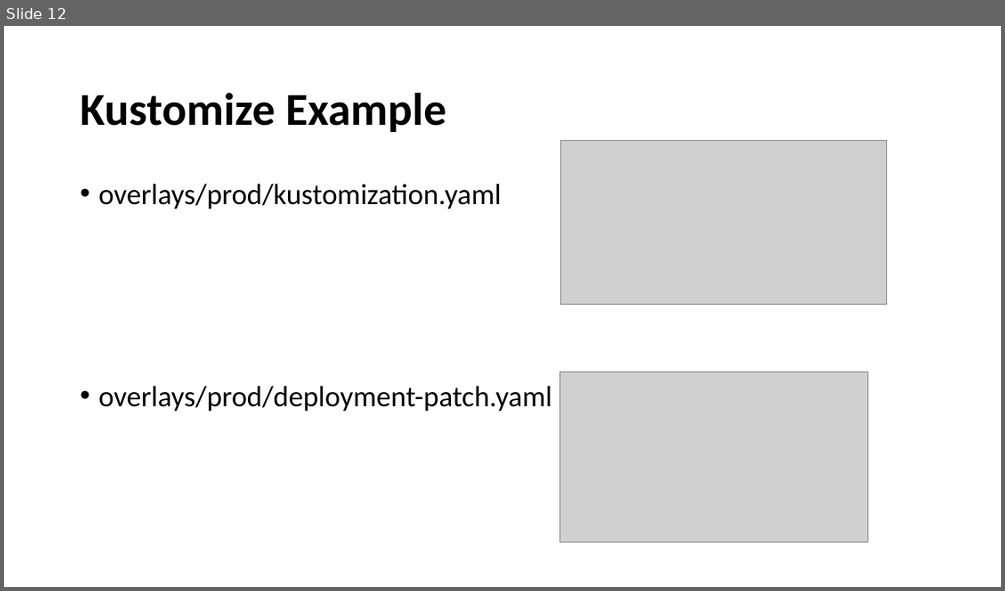
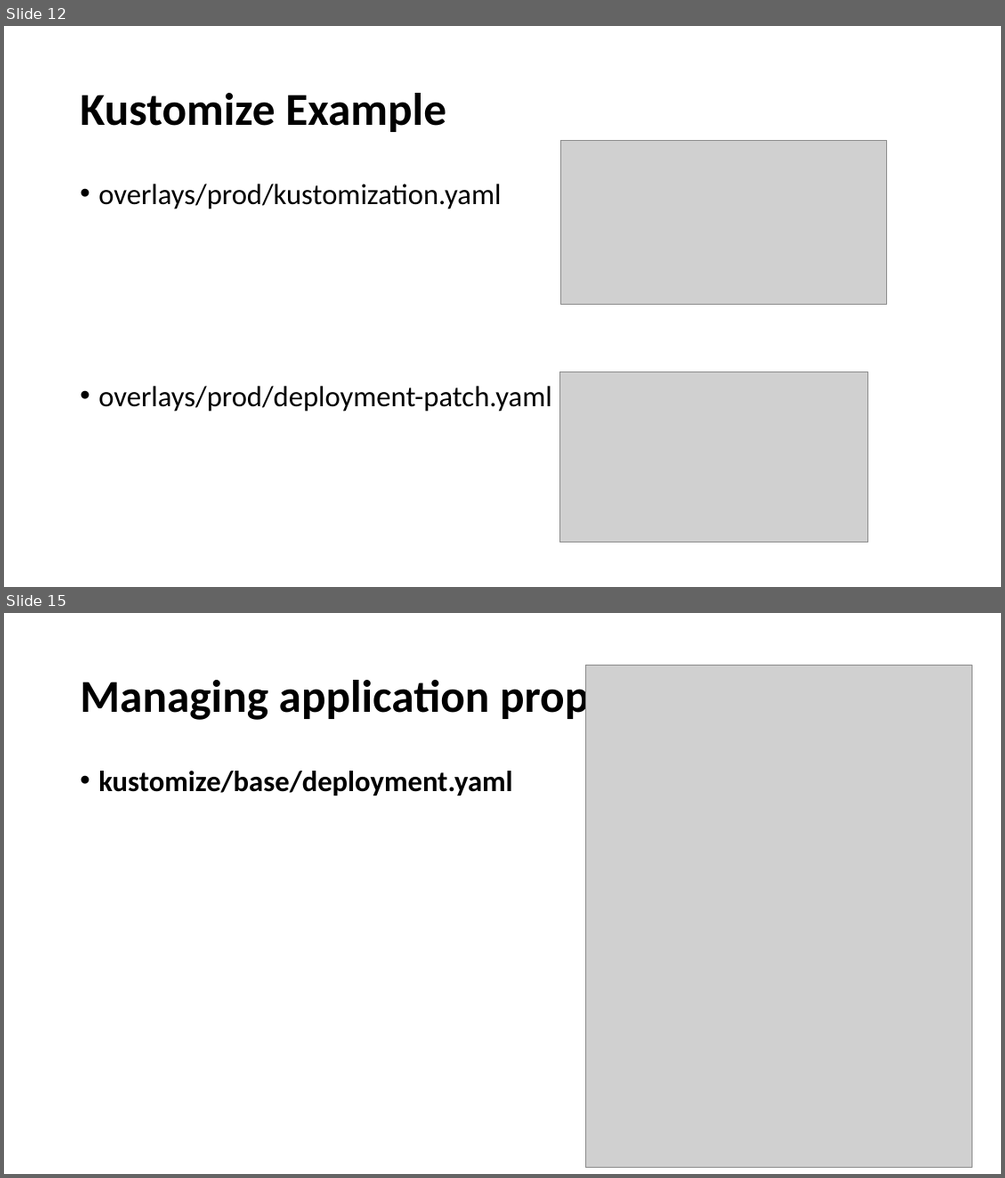
Before and after one commit to LasriReda/Slides, a slide deck: Helm vs Kustomize.pptx. Shown one above the other, each under a label of ours: slide 12 before the commit, slides 12 and 15 after it; the slides between them are not shown. The pictures are 1005x591 and 1005x1178 pixels, drawn with LibreOffice and Linux fonts; fonts in the diff are those of the drawing; grey boxes stand for pictures. Boxes give left, top, right and bottom in pixels: in the first picture for what was removed or moved away, otherwise in the second. Text is boxed around its words. In the diff, an @@ line names an element or a change of style, - is before the commit and + after.

```diff
--- a/Helm vs Kustomize.pptx
+++ b/Helm vs Kustomize.pptx
@@ slide 15 added at <box>4,613,1001,1174</box>, background #FFFFFF @@
@@ picture added at <box>586,665,971,1167</box> @@
@@ title added at <box>80,674,709,722</box>, 44 pt, text #000000, bold @@
+Managing application properties: Kustomize
@@ text added at <box>98,771,512,795</box>, 28 pt, text #000000, bold @@
+• kustomize/base/deployment.yaml
```
Also in this commit, not shown: 8 other slides added.
